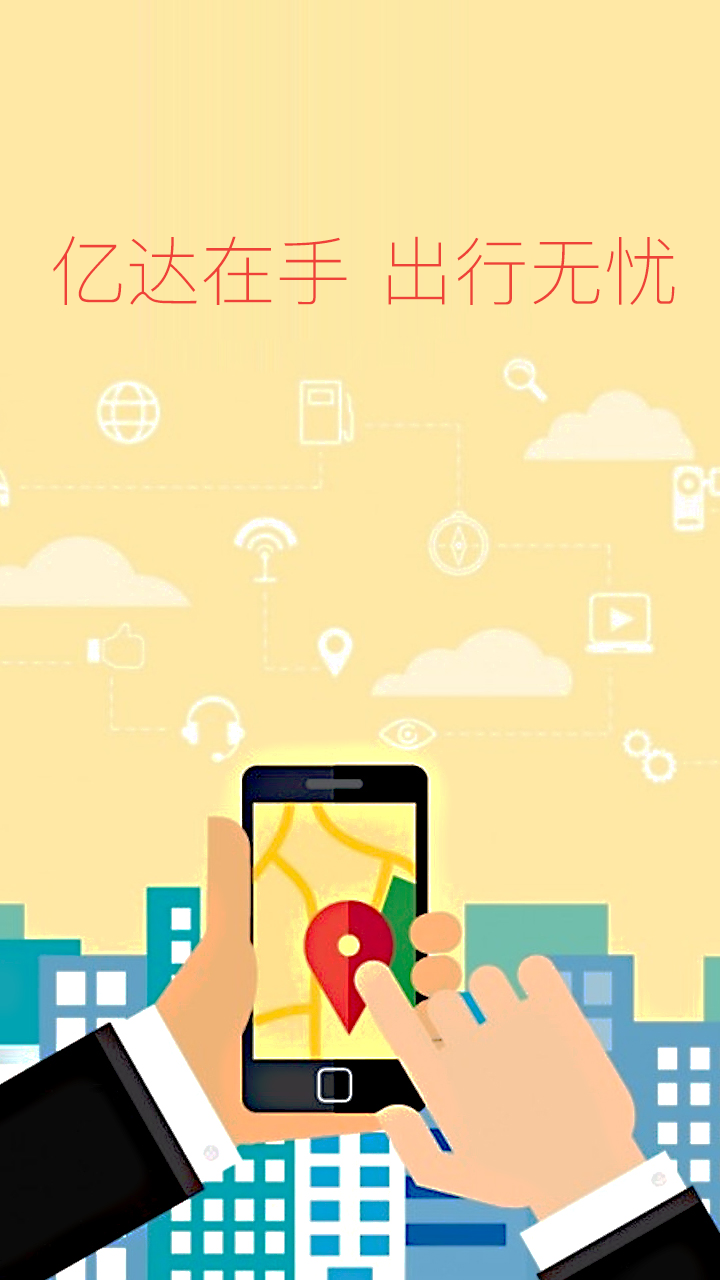
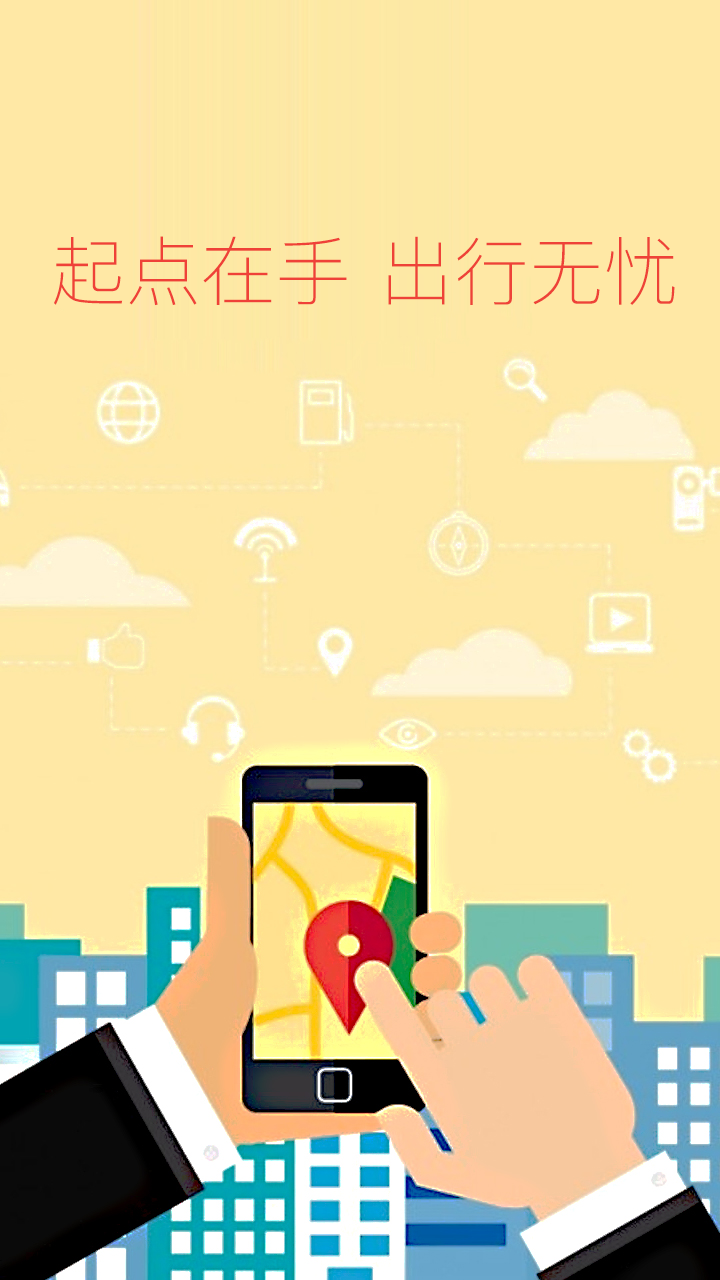
Layered file, before and after one edit (720x1280). Changes by layer:
renamed "亿达在手" to "起点在手", painted on it over bbox(53, 236, 197, 306)
